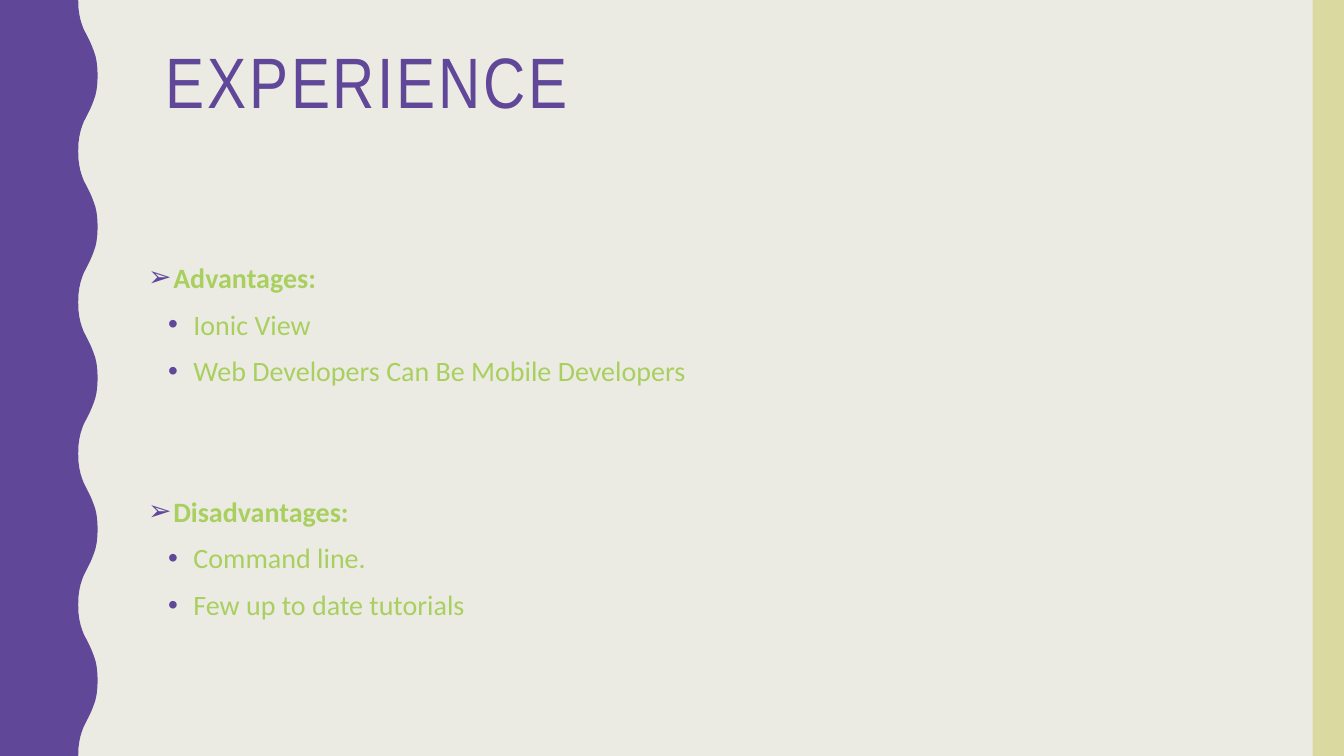
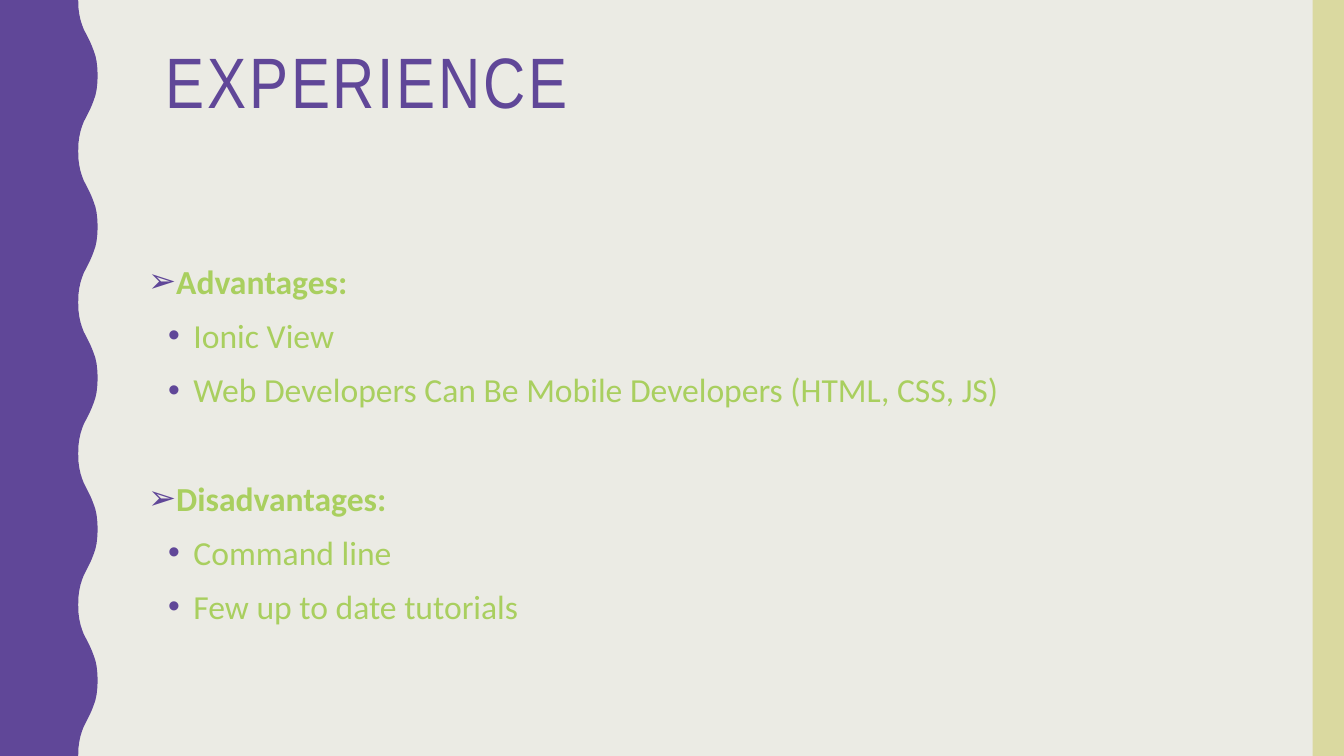
Before and after one commit to norahK/444SWE-Project, a slide deck: slide 4 of Pick a dish app.pptx. Drawn at 1344x756 pixels with LibreOffice and Linux fonts; fonts in the diff are those of the drawing. Boxes give left, top, right and bottom in pixels: in the first picture for what was removed or moved away, otherwise in the second. Text is boxed around its words. In the diff, an @@ line names an element or a change of style, - is before the commit and + after.

Commit message:
Experience +

```diff
--- a/Pick a dish app.pptx
+++ b/Pick a dish app.pptx
@@ text at [176, 270, 518, 625]: size 20 to 24 pt in "Advantages:", "Ionic View", "Disadvantages:", "Few up to date tutorials" @@
@@ text at [193, 377, 998, 408]: text changed; size 20 to 24 pt @@
-• Web Developers Can Be Mobile Developers
+• Web Developers Can Be Mobile Developers (HTML, CSS, JS)
@@ text at [193, 541, 392, 565]: text changed; size 20 to 24 pt @@
-• Command line.
+• Command line
```
